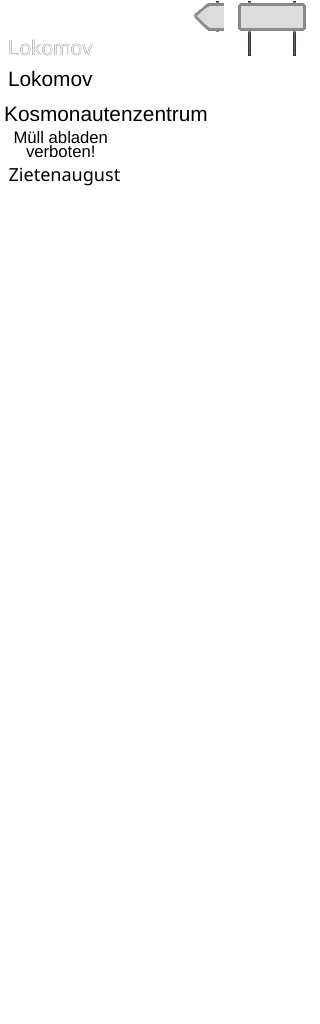
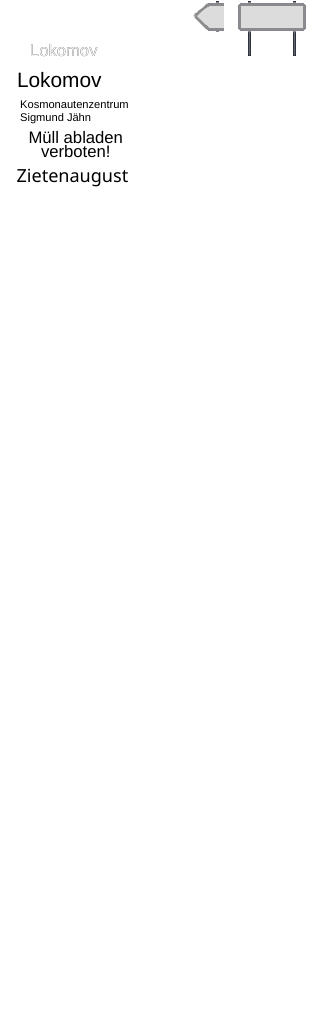
Two versions of the same layered image (320 x 1024). Layer-by-layer changes:
pixels changed over left=5, top=39, right=207, bottom=187 (layer not identified)
